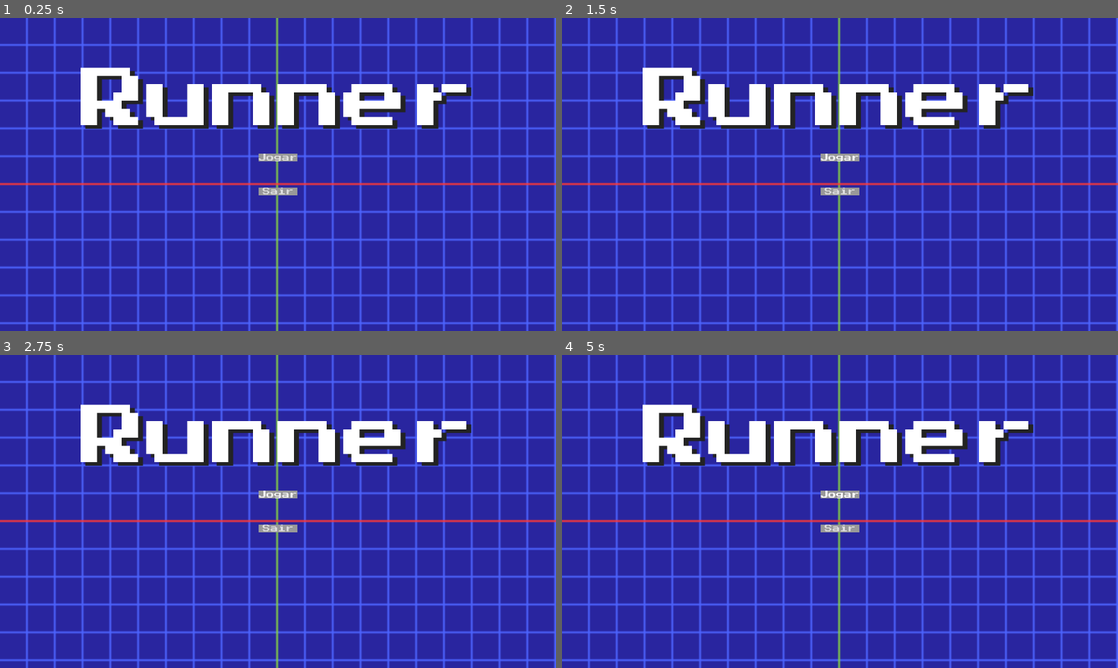
Above: before the commit, frames 1-4 (two rows, left to right).
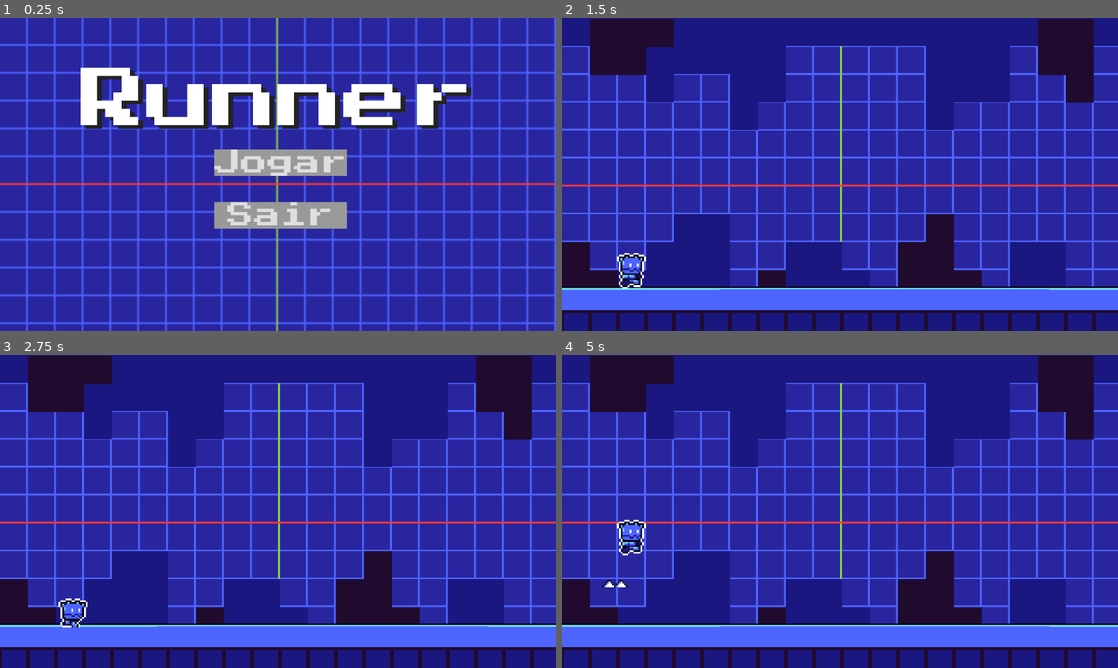
Above: after the commit, the same moments.

Repository: Jaao078/Runner
Game: Godot game, scene res://menu.tscn
Same seed, same stepped clock (60 frames per second), same inputs: the game is played once before the commit and once after it. Before the commit the project has no main scene; this scene is started directly in both runs.
Inputs (mouse positions are in pixels of both pictures, inside the frame that each line leads up to):
- Up to frame 1 (0.25 s): no input
- Up to frame 2 (1.5 s): click "Jogar" at 0.5 s; click (840, 158) at 1.25 s, where only the run before the commit has a clickable "Jogar"
- Up to frame 3 (2.75 s): click (278, 495) at 2 s, where only the run before the commit has a clickable "Jogar"
- Up to frame 4 (5 s): hold Space (ui_select) 2.78-3.53 s; tap Space (ui_select) at 3.6, 3.77, 4.07 s; hold Space (ui_select) from 4.28 s (still down)

The runs differ from the first frame. In frame 1, 4.2% of the frame differs, in the area x 38-63%, y 42-68%; in frame 2, 60%; in frame 3, 60%; in frame 4, 60%, in the area x 0-100%, y 0-100%.
Error after the commit: Invalid access to property or key 'Vidas' on a base object of type 'CharacterBody2D (jogador.gd)'. (res://jogo.gd:8)

Commit message:
Runner (quase pronto)
Falta apenas alguns refinamentos.

Diff:
--- /dev/null
+++ b/gerador_itens.gd
@@ -0,0 +1,14 @@
+extends Node2D
+
+var Item = preload("item.tscn")
+var tempo = 0
+func _ready() -> void:
+	pass
+func _process(delta: float) -> void:
+	tempo += delta
+	if tempo >= 1.5:
+		var novo_item = Item.instantiate()
+		novo_item.position.x = randi_range(200, 500)
+		novo_item.position.y = 1250
+		add_child(novo_item)
+		tempo = 0
--- /dev/null
+++ b/gerador_obstaculos.gd
@@ -0,0 +1,17 @@
+extends Node2D
+
+var Obstaculo = preload("obstaculo.tscn")
+
+var tempo = 0
+func _ready() -> void:
+	pass
+func _process(delta: float) -> void:
+	tempo += delta
+	if tempo >= 4:
+		tempo = 0
+		var novo_obstaculo = Obstaculo.instantiate()
+
+		novo_obstaculo.position.x = randi_range(200, 500)
+		novo_obstaculo.position.y = 505
+		add_child(novo_obstaculo)
+		tempo = 0
--- a/icon.svg
+++ /dev/null
@@ -1 +0,0 @@
-<svg xmlns="http://www.w3.org/2000/svg" width="128" height="128"><rect width="124" height="124" x="2" y="2" fill="#363d52" stroke="#212532" stroke-width="4" rx="14"/><g fill="#fff" transform="translate(12.322 12.322)scale(.101)"><path d="M105 673v33q407 354 814 0v-33z"/><path fill="#478cbf" d="m105 673 152 14q12 1 15 14l4 67 132 10 8-61q2-11 15-15h162q13 4 15 15l8 61 132-10 4-67q3-13 15-14l152-14V427q30-39 56-81-35-59-83-108-43 20-82 47-40-37-88-64 7-51 8-102-59-28-123-42-26 43-46 89-49-7-98 0-20-46-46-89-64 14-123 42 1 51 8 102-48 27-88 64-39-27-82-47-48 49-83 108 26 42 56 81zm0 33v39c0 276 813 276 814 0v-39l-134 12-5 69q-2 10-14 13l-162 11q-12 0-16-11l-10-65H446l-10 65q-4 11-16 11l-162-11q-12-3-14-13l-5-69z"/><path d="M483 600c0 34 58 34 58 0v-86c0-34-58-34-58 0z"/><circle cx="725" cy="526" r="90"/><circle cx="299" cy="526" r="90"/></g><g fill="#414042" transform="translate(12.322 12.322)scale(.101)"><circle cx="307" cy="532" r="60"/><circle cx="717" cy="532" r="60"/></g></svg>
--- /dev/null
+++ b/item.gd
@@ -0,0 +1,10 @@
+extends Area2D
+
+@export var velocidade: int
+func _ready() -> void:
+	velocidade - 400
+func _process(delta: float) -> void:
+	position.x -= velocidade*delta*2
+func _on_body_entered(body: Node2D) -> void:
+	body.pontos += 1
+	queue_free()
--- /dev/null
+++ b/item.tscn
@@ -0,0 +1,54 @@
+[gd_scene format=3 uid="uid://c4y82eui1qwba"]
+
+[ext_resource type="Texture2D" uid="uid://dpiorlrntnco7" path="res://enemies.png" id="1_tnite"]
+[ext_resource type="Script" uid="uid://bkfeg2cxqd6fj" path="res://item.gd" id="1_ttk8k"]
+
+[sub_resource type="AtlasTexture" id="AtlasTexture_ttk8k"]
+atlas = ExtResource("1_tnite")
+region = Rect2(0, 0, 48, 46)
+
+[sub_resource type="AtlasTexture" id="AtlasTexture_kg5e7"]
+atlas = ExtResource("1_tnite")
+region = Rect2(48, 0, 48, 46)
+
+[sub_resource type="AtlasTexture" id="AtlasTexture_ys7tt"]
+atlas = ExtResource("1_tnite")
+region = Rect2(96, 0, 48, 46)
+
+[sub_resource type="SpriteFrames" id="SpriteFrames_unjj8"]
+animations = [{
+"frames": [{
+"duration": 1.0,
+"texture": SubResource("AtlasTexture_ttk8k")
+}, {
+"duration": 1.0,
+"texture": SubResource("AtlasTexture_kg5e7")
+}, {
+"duration": 1.0,
+"texture": SubResource("AtlasTexture_ys7tt")
+}],
+"loop": true,
+"name": &"inimigo",
+"speed": 5.0
+}]
+
+[sub_resource type="RectangleShape2D" id="RectangleShape2D_7u88n"]
+size = Vector2(56, 32)
+
+[node name="Item" type="Area2D" unique_id=1041374823]
+position = Vector2(24, -24)
+script = ExtResource("1_ttk8k")
+
+[node name="ImagemItem" type="AnimatedSprite2D" parent="." unique_id=1419844667]
+texture_filter = 1
+position = Vector2(28, -24.5)
+scale = Vector2(2.1666667, 2.0652175)
+sprite_frames = SubResource("SpriteFrames_unjj8")
+animation = &"inimigo"
+autoplay = "inimigo"
+
+[node name="CorpoItem" type="CollisionShape2D" parent="." unique_id=1471988073]
+position = Vector2(28, -24)
+shape = SubResource("RectangleShape2D_7u88n")
+
+[connection signal="body_entered" from="." to="." method="_on_body_entered"]
--- /dev/null
+++ b/jogador.gd
@@ -0,0 +1,15 @@
+extends CharacterBody2D
+
+var Vida = 5
+var Pontos = 0
+var velocidade_pulo = -600
+func _physics_process(delta: float) -> void:
+	velocity += get_gravity()*delta
+
+	if is_on_floor():
+		$Imagem.play('correr')
+		if Input.is_action_pressed('ui_select'):
+			velocity.y = velocidade_pulo
+	else:
+		$Imagem.play('pular')
+	move_and_slide()
--- /dev/null
+++ b/jogo.gd
@@ -0,0 +1,36 @@
+extends Node2D
+
+@export var velocidade: int
+func ready() -> void:
+	velocidade = 400
+
+func _process(delta: float) -> void:
+	$Status/Vida.text = 'Vidas: ' + str(int($Jogador.Vidas))
+	$Status/Pontos.text = 'Pontos: ' + str(int($Jogador.Pontos))
+	$Fundo.position.x -= velocidade*delta*0.1
+	$Fundo2.position.x  -= velocidade*delta*0.1
+	if $Fundo.position.x < -1152:
+		$Fundo.position.x = 1152
+	if $Fundo2.position.x < -1152:
+		$Fundo2.position.x = 1152
+
+	$Chao.position.x -= velocidade*delta*2
+	$Chao2.position.x -= velocidade*delta*2
+	if $Chao.position.x < -1152:
+		$Chao.position.x = 1152
+	if $Chao2.position.x < -1152:
+		$Chao2.position.x = 1152
+
+	$MeioAzul.position.x -= velocidade*delta*1.5
+	$MeioAzul2.position.x -= velocidade*delta*1.5
+	if $MeioAzul.position.x < -1152:
+		$MeioAzul.position.x = 1152
+	if $MeioAzul2.position.x < -1152:
+		$MeioAzul2.position.x = 1152
+
+	$MeioPreto.position.x -= velocidade*delta*0.5
+	$MeioPreto2.position.x -= velocidade*delta*0.5
+	if $MeioPreto.position.x < -1152:
+		$MeioPreto.position.x = 1152
+	if $MeioPreto2.position.x < -1152:
+		$MeioPreto2.position.x = 1152
--- a/jogo.tscn
+++ b/jogo.tscn
@@ -1,5 +1,174 @@
 [gd_scene format=3 uid="uid://crqjqcga3hpho"]
 
-[node name="jogo" type="Node2D" unique_id=1049263591]
+[ext_resource type="Script" uid="uid://co3orrfwkvfb8" path="res://jogo.gd" id="1_yq54j"]
+[ext_resource type="Texture2D" uid="uid://sylp5ahqb4ev" path="res://background.png" id="2_1ap6j"]
+[ext_resource type="Texture2D" uid="uid://dq0c1ubevcrne" path="res://middleground2.png" id="3_8c340"]
+[ext_resource type="Texture2D" uid="uid://urlk50v7im8u" path="res://foreground.png" id="3_qn35j"]
+[ext_resource type="Texture2D" uid="uid://c233d8awh52ux" path="res://middleground1.png" id="4_45nkh"]
+[ext_resource type="Texture2D" uid="uid://o5v6ok3outti" path="res://player.png" id="6_8c340"]
+[ext_resource type="Script" uid="uid://b8eku55rjkbvi" path="res://jogador.gd" id="6_ysdx3"]
+[ext_resource type="Script" uid="uid://cmkvx4diuurle" path="res://gerador_obstaculos.gd" id="8_t8pok"]
+[ext_resource type="Script" uid="uid://bygak8suk7agx" path="res://gerador_itens.gd" id="9_t8pok"]
 
-[node name="Sprite2D" type="Sprite2D" parent="." unique_id=758087414]
+[sub_resource type="RectangleShape2D" id="RectangleShape2D_8c340"]
+size = Vector2(1160, 99.75)
+
+[sub_resource type="RectangleShape2D" id="RectangleShape2D_qn35j"]
+size = Vector2(64, 64)
+
+[sub_resource type="AtlasTexture" id="AtlasTexture_45nkh"]
+atlas = ExtResource("6_8c340")
+region = Rect2(0, 0, 48, 48)
+
+[sub_resource type="AtlasTexture" id="AtlasTexture_ysdx3"]
+atlas = ExtResource("6_8c340")
+region = Rect2(48, 0, 48, 48)
+
+[sub_resource type="AtlasTexture" id="AtlasTexture_t8pok"]
+atlas = ExtResource("6_8c340")
+region = Rect2(96, 0, 48, 48)
+
+[sub_resource type="AtlasTexture" id="AtlasTexture_mtw28"]
+atlas = ExtResource("6_8c340")
+region = Rect2(144, 0, 48, 48)
+
+[sub_resource type="AtlasTexture" id="AtlasTexture_orj5g"]
+atlas = ExtResource("6_8c340")
+region = Rect2(192, 0, 48, 48)
+
+[sub_resource type="AtlasTexture" id="AtlasTexture_01kpq"]
+atlas = ExtResource("6_8c340")
+region = Rect2(240, 0, 48, 48)
+
+[sub_resource type="AtlasTexture" id="AtlasTexture_2ka1p"]
+atlas = ExtResource("6_8c340")
+region = Rect2(0, 48, 48, 48)
+
+[sub_resource type="SpriteFrames" id="SpriteFrames_2ka1p"]
+animations = [{
+"frames": [{
+"duration": 1.0,
+"texture": SubResource("AtlasTexture_45nkh")
+}, {
+"duration": 1.0,
+"texture": SubResource("AtlasTexture_ysdx3")
+}, {
+"duration": 1.0,
+"texture": SubResource("AtlasTexture_t8pok")
+}, {
+"duration": 1.0,
+"texture": SubResource("AtlasTexture_mtw28")
+}, {
+"duration": 1.0,
+"texture": SubResource("AtlasTexture_orj5g")
+}, {
+"duration": 1.0,
+"texture": SubResource("AtlasTexture_01kpq")
+}],
+"loop": true,
+"name": &"correr",
+"speed": 5.0
+}, {
+"frames": [{
+"duration": 1.0,
+"texture": SubResource("AtlasTexture_2ka1p")
+}],
+"loop": true,
+"name": &"pular",
+"speed": 5.0
+}]
+
+[node name="Jogo" type="Node2D" unique_id=1113831223]
+position = Vector2(-808, 288)
+script = ExtResource("1_yq54j")
+
+[node name="Fundo" type="Sprite2D" parent="." unique_id=1540502374]
+texture_filter = 1
+position = Vector2(808, -286)
+scale = Vector2(3.625, 3.6111112)
+texture = ExtResource("2_1ap6j")
+centered = false
+
+[node name="Fundo2" type="Sprite2D" parent="." unique_id=845833249]
+texture_filter = 1
+position = Vector2(1968, -286)
+scale = Vector2(3.6250005, 3.611111)
+texture = ExtResource("2_1ap6j")
+centered = false
+
+[node name="MeioAzul" type="Sprite2D" parent="." unique_id=1904728696]
+texture_filter = 1
+position = Vector2(1388, 37.999992)
+scale = Vector2(3.6249995, 3.6222227)
+texture = ExtResource("3_8c340")
+
+[node name="MeioAzul2" type="Sprite2D" parent="." unique_id=144544855]
+texture_filter = 1
+position = Vector2(2546.25, 39.25)
+scale = Vector2(3.6140623, 3.608333)
+texture = ExtResource("3_8c340")
+
+[node name="MeioPreto" type="Sprite2D" parent="." unique_id=1667787112]
+texture_filter = 1
+position = Vector2(1388, 38.999996)
+scale = Vector2(3.6249995, 3.611111)
+texture = ExtResource("4_45nkh")
+
+[node name="MeioPreto2" type="Sprite2D" parent="." unique_id=1340527273]
+texture_filter = 1
+position = Vector2(2546.5, 40.25001)
+scale = Vector2(3.615625, 3.625)
+texture = ExtResource("4_45nkh")
+
+[node name="Chao" type="Sprite2D" parent="." unique_id=857751090]
+texture_filter = 1
+position = Vector2(808.00006, 216)
+scale = Vector2(3.6249998, 3.25)
+texture = ExtResource("3_qn35j")
+centered = false
+
+[node name="Chao2" type="Sprite2D" parent="." unique_id=1492638895]
+texture_filter = 1
+position = Vector2(1968, 216)
+scale = Vector2(3.6250002, 3.25)
+texture = ExtResource("3_qn35j")
+centered = false
+
+[node name="ChaoFisico" type="StaticBody2D" parent="." unique_id=1993582692]
+
+[node name="CorpoChao" type="CollisionShape2D" parent="ChaoFisico" unique_id=1287047820]
+position = Vector2(1388, 321.875)
+shape = SubResource("RectangleShape2D_8c340")
+
+[node name="Jogador" type="CharacterBody2D" parent="." unique_id=511083687]
+script = ExtResource("6_ysdx3")
+
+[node name="Corpo" type="CollisionShape2D" parent="Jogador" unique_id=1152424765]
+position = Vector2(952, 232)
+shape = SubResource("RectangleShape2D_qn35j")
+
+[node name="Imagem" type="AnimatedSprite2D" parent="Jogador" unique_id=2112901943]
+texture_filter = 1
+position = Vector2(952, 240)
+scale = Vector2(3.7500002, 3.5)
+sprite_frames = SubResource("SpriteFrames_2ka1p")
+animation = &"correr"
+
+[node name="GeradorObstaculos" type="Node2D" parent="." unique_id=1083055246]
+position = Vector2(800, -280)
+script = ExtResource("8_t8pok")
+
+[node name="GeradorItens" type="Node2D" parent="." unique_id=1771147877]
+position = Vector2(808, -280)
+script = ExtResource("9_t8pok")
+
+[node name="HBoxContainer" type="HBoxContainer" parent="." unique_id=986411150]
+offset_right = 101.0
+offset_bottom = 40.0
+
+[node name="Vida" type="Label" parent="HBoxContainer" unique_id=1115925345]
+layout_mode = 2
+text = "Vida: "
+
+[node name="Pontos" type="Label" parent="HBoxContainer" unique_id=1074737844]
+layout_mode = 2
--- a/menu.gd
+++ b/menu.gd
@@ -1,7 +1,7 @@
 extends Control
-
-func _on_jogar_pressed() -> void:
-	get_tree().change_scene_to_file("res://cenas/jogo.tscn")
 
 func _on_sair_pressed() -> void:
 	get_tree().quit()
+
+func _on_jogar_pressed() -> void:
+	get_tree().change_scene_to_file("jogo.tscn")
--- a/menu.tscn
+++ b/menu.tscn
@@ -8,6 +8,7 @@
 texture = ExtResource("2_4hy44")
 
 [sub_resource type="StyleBoxFlat" id="StyleBoxFlat_ecwwl"]
+shadow_color = Color(0, 0, 0, 0.8784314)
 
 [sub_resource type="StyleBoxFlat" id="StyleBoxFlat_kk3ma"]
 
@@ -64,10 +65,10 @@
 anchor_top = 0.5
 anchor_right = 0.5
 anchor_bottom = 0.5
-offset_left = -40.0
-offset_top = -43.0
-offset_right = 40.0
-offset_bottom = 43.0
+offset_left = -132.0
+offset_top = -52.0
+offset_right = 143.0
+offset_bottom = 112.0
 grow_horizontal = 2
 grow_vertical = 2
 theme_override_constants/separation = 54
@@ -75,6 +76,7 @@
 [node name="jogar" type="Button" parent="botoes" unique_id=1645999780]
 layout_mode = 2
 theme_override_fonts/font = ExtResource("3_ytr4m")
+theme_override_font_sizes/font_size = 55
 theme_override_styles/normal = SubResource("StyleBoxFlat_ecwwl")
 theme_override_styles/pressed = SubResource("StyleBoxFlat_kk3ma")
 theme_override_styles/hover = SubResource("StyleBoxFlat_nrnbx")
@@ -83,6 +85,7 @@
 [node name="sair" type="Button" parent="botoes" unique_id=2090655998]
 layout_mode = 2
 theme_override_fonts/font = ExtResource("3_ytr4m")
+theme_override_font_sizes/font_size = 55
 theme_override_styles/normal = SubResource("StyleBoxFlat_iqepy")
 theme_override_styles/pressed = SubResource("StyleBoxFlat_h1wq0")
 theme_override_styles/hover = SubResource("StyleBoxFlat_dwrpx")
--- /dev/null
+++ b/obstaculo.gd
@@ -0,0 +1,10 @@
+extends Area2D
+
+@export var velocidade: int
+func _ready() -> void:
+	velocidade = 400
+func _process(delta: float) -> void:
+	position.x -= velocidade*delta*2
+func _on_body_entered(body: Node2D) -> void:
+	body.vidas -= 1
+	queue_free()
--- /dev/null
+++ b/obstaculo.tscn
@@ -0,0 +1,20 @@
+[gd_scene format=3 uid="uid://bc7qr50k345j2"]
+
+[ext_resource type="Script" uid="uid://b74lyxjiq3d3m" path="res://obstaculo.gd" id="1_phkyr"]
+[ext_resource type="Texture2D" uid="uid://bhoipp86j45bb" path="res://thorn.png" id="2_61ayu"]
+
+[sub_resource type="RectangleShape2D" id="RectangleShape2D_q7004"]
+size = Vector2(56, 16)
+
+[node name="Obstaculo" type="Area2D" unique_id=1609040871]
+script = ExtResource("1_phkyr")
+
+[node name="ImagemObstaculo" type="Sprite2D" parent="." unique_id=84453810]
+texture_filter = 1
+position = Vector2(156, -64)
+scale = Vector2(3.5, 4.0000005)
+texture = ExtResource("2_61ayu")
+
+[node name="CorpoObstaculo" type="CollisionShape2D" parent="." unique_id=1729863488]
+position = Vector2(156, -40)
+shape = SubResource("RectangleShape2D_q7004")
--- a/project.godot
+++ b/project.godot
@@ -11,8 +11,8 @@
 [application]
 
 config/name="T-Rex Game Realistic"
+run/main_scene="uid://7nayv2cltpsx"
 config/features=PackedStringArray("4.6", "Forward Plus")
-config/icon="res://icon.svg"
 
 [display]
 
Binary file added: enemies.png
Not shown, added: enemies.png.import
Binary file added: foreground.png
Not shown, added: foreground.png.import
Not shown, added: gerador_itens.gd.uid
Not shown, added: gerador_obstaculos.gd.uid
Not shown, added: item.gd.uid
Not shown, added: jogador.gd.uid
Not shown, added: jogo.gd.uid
Binary file added: middleground1.png
Not shown, added: middleground1.png.import
Binary file added: middleground2.png
(and 6 more such lines)
